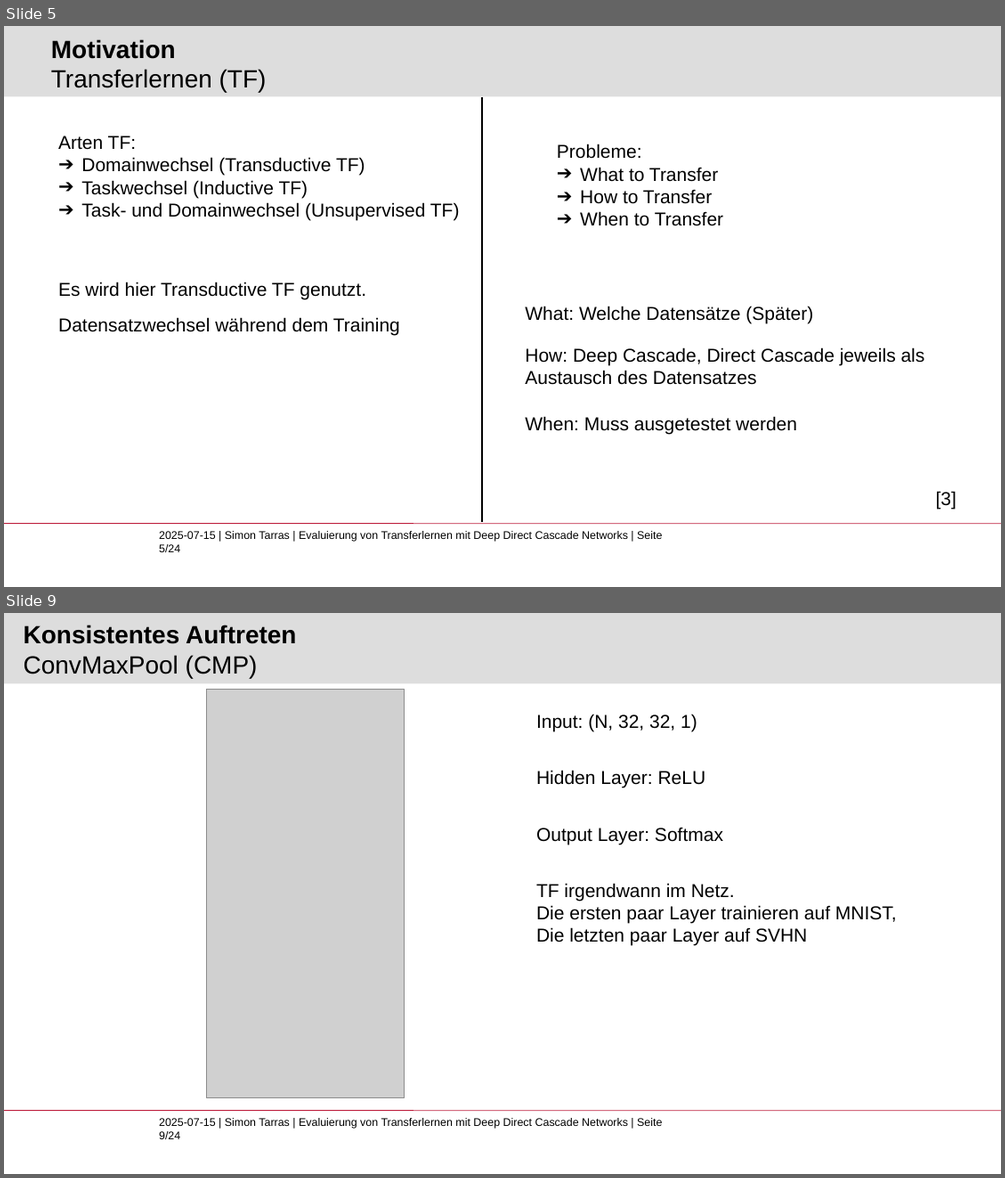
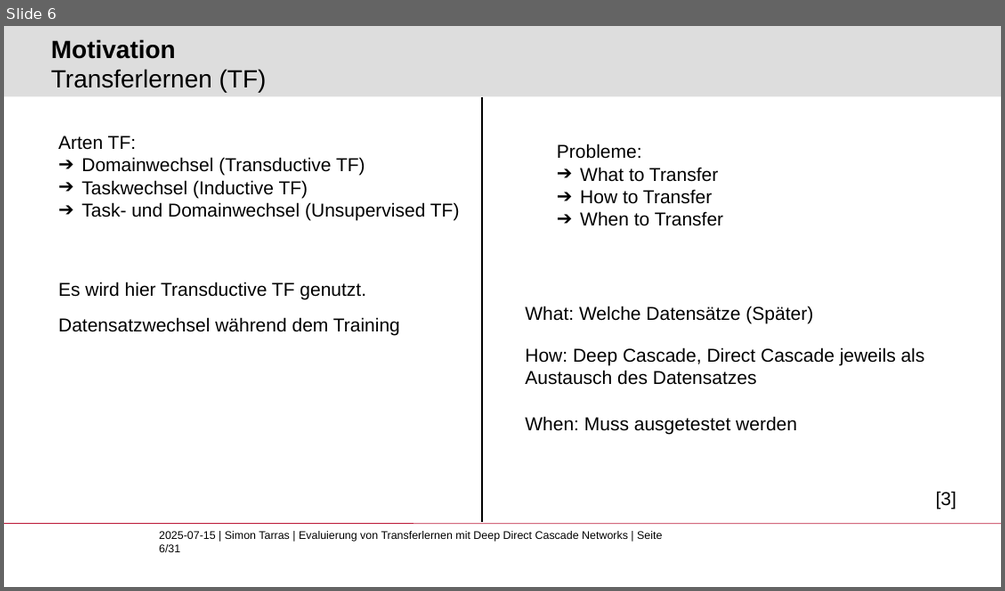
Before and after one commit to Lirras/BA_EvalTF_DDCN, a slide deck: BA_eval_TF.pptx. Shown one above the other, each under a label of ours: slides 5 and 9 before the commit, slide 6 after it; the slides between them are not shown. The pictures are 1005x1178 and 1005x591 pixels, drawn with LibreOffice and Linux fonts; fonts in the diff are those of the drawing; grey boxes stand for pictures; background and template pictures are left out. Boxes give left, top, right and bottom in pixels: in the first picture for what was removed or moved away, otherwise in the second. Text is boxed around its words. In the diff, an @@ line names an element or a change of style, - is before the commit and + after.

```diff
--- a/BA_eval_TF.pptx
+++ b/BA_eval_TF.pptx
@@ slide 9 removed at [4, 613, 1001, 1174], background #FFFFFF; not listed: 3 template elements that a slide beside it also shows @@
@@ title removed at [24, 625, 296, 678] @@
-Konsistentes Auftreten
-ConvMaxPool (CMP)
@@ picture removed at [207, 690, 404, 1097] @@
@@ text removed at [536, 714, 697, 732] @@
-Input: (N, 32, 32, 1)
@@ text removed at [536, 770, 706, 788] @@
-Hidden Layer: ReLU
@@ text removed at [536, 827, 723, 844] @@
-Output Layer: Softmax
@@ text removed at [536, 883, 897, 946] @@
-TF irgendwann im Netz.
-Die ersten paar Layer trainieren auf MNIST,
-Die letzten paar Layer auf SVHN
@@ what was slide 5 is now slide 6 @@
@@ text at [159, 531, 662, 552]: text changed @@
-2025-07-15 | Simon Tarras | Evaluierung von Transferlernen mit Deep Direct Cascade Networks | Seite 5/24
+2025-07-15 | Simon Tarras | Evaluierung von Transferlernen mit Deep Direct Cascade Networks | Seite 6/31
```
Also in this commit, not shown: 16 slides changed, 12 slides added, 3 other slides removed.
